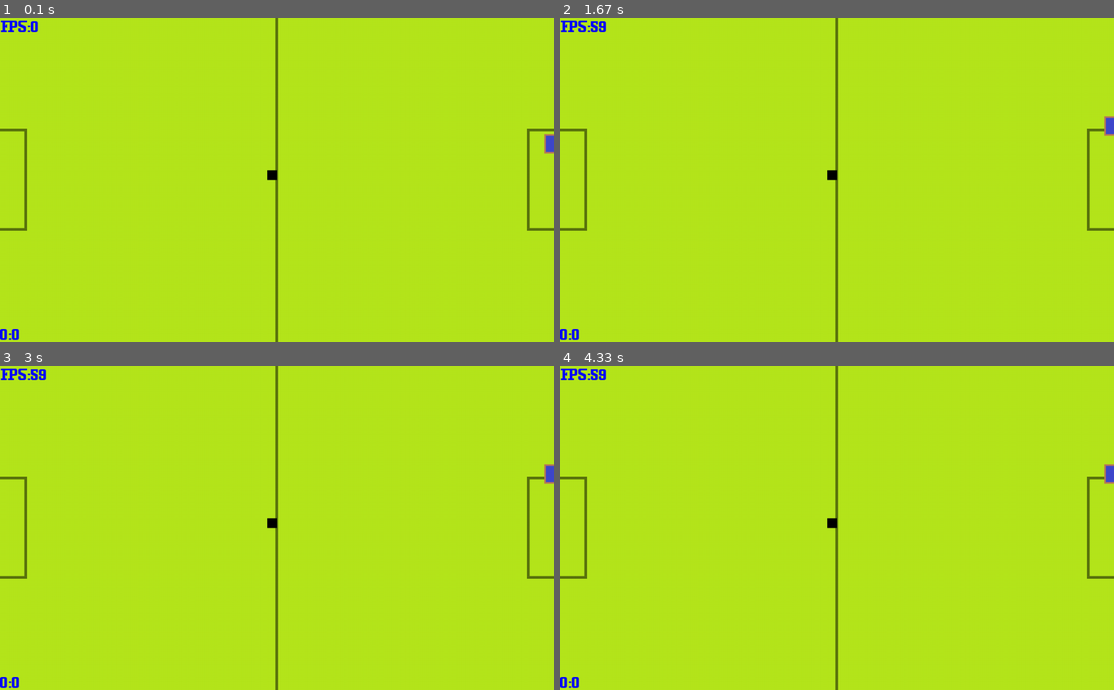
Above: before the commit, frames 1-4 (two rows, left to right).
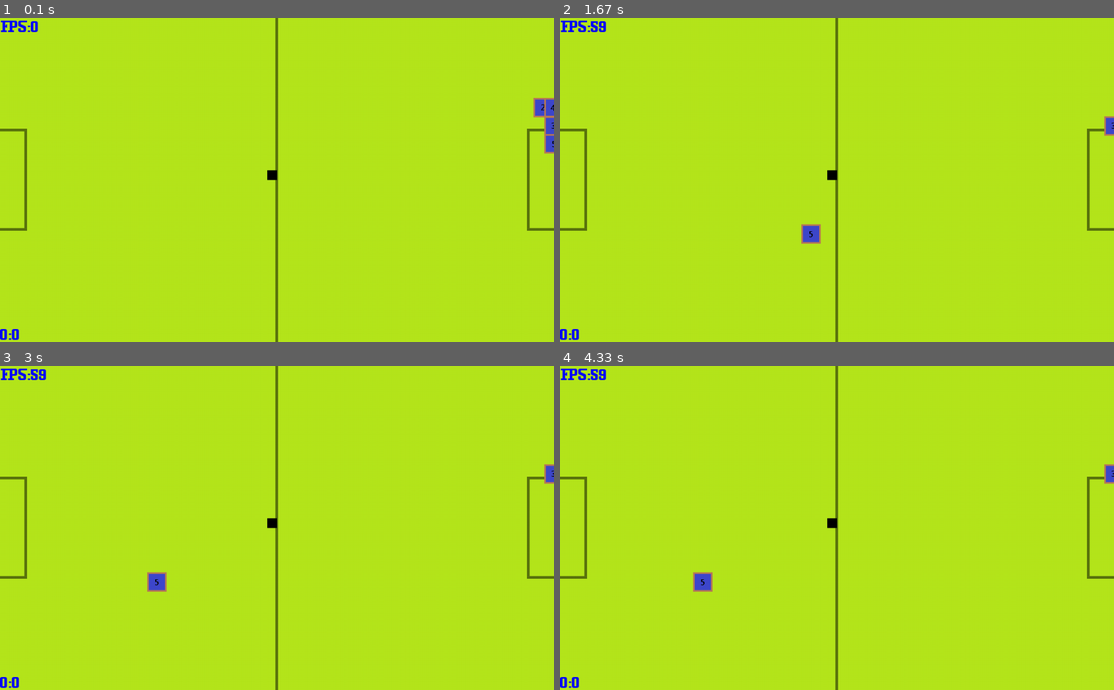
Above: after the commit, the same moments.

Repository: willyc20/algorithm_practice
Game: pygame game, started from gene/evo.py
Same seed, same stepped clock (60 frames per second), same inputs: the game is played once before the commit and once after it. The source is Python 2; it was converted automatically to run under Python 3.
Inputs:
- Up to frame 1 (0.1 s): no input
- Up to frame 2 (1.67 s): hold D 0.33-0.8 s
- Up to frame 3 (3 s): hold A 2.57-2.97 s
- Up to frame 4 (4.33 s): hold W 3-3.37 s; hold D 3.4-4.03 s

The runs differ from the first frame. In frame 1, 0.3% of the frame differs, in the area x 96-100%, y 24-40%; in frame 2, 0.2%; in frame 3, 0.2%; in frame 4, 0.2%.

Commit message:
see the change log

Diff:
--- a/gene/evo.py
+++ b/gene/evo.py
@@ -2,6 +2,8 @@
 from train import *
 
 RandomPlayer = False
+
+Size = 6
 
 def main():
 
@@ -9,19 +11,28 @@
 
     R = roller()
 
-    soccer = Ball(MapWidth / 2, MapHeight / 2)
+    #soccer = Ball(MapWidth / 2, MapHeight / 2)
 
-    if(RandomPlayer):
+    p = []
+
+    '''if(RandomPlayer):
         p = Player(1024, random.randint(0, MapHeight), 'R')
     else:
-        p = Player(1024, MapHeight/3, 'R')
+        p = Player(1024, MapHeight/3, 'R')'''
 
     s = []
 
+    b = []
+
     t = []
 
-    for i in range(0, 6):
+    live = []
+
+    for i in range(0, Size):
         s.append(Swag(0, 0, 0))
+        b.append(Ball(MapWidth / 2, MapHeight / 2))
+        p.append(Player(1024, MapHeight/3, 'R'))
+        live.append(i)
 
     #mc = Camera(0, 0)
 
@@ -38,7 +49,7 @@
 
     view = 1
 
-    now = 0
+    #now = 0
 
     rd = 0
 
@@ -52,31 +63,7 @@
 
         spd = time_passed / 1000.0
 
-        soccer.rolf(spd)
-
-        keys = pygame.key.get_pressed()
-
-        k = []
-
-        if keys[pygame.K_w]:
-            k.append('w')
-        if keys[pygame.K_a]:
-            k.append('a')
-        if keys[pygame.K_s]:
-            k.append('s')
-        if keys[pygame.K_d]:
-            k.append('d')
-
-        if keys[pygame.K_i]:
-            k.append('i')
-        if keys[pygame.K_j]:
-            k.append('j')
-        if keys[pygame.K_k]:
-            k.append('k')
-        if keys[pygame.K_l]:
-            k.append('l')
-
-        #mc.move(k, spd, R)
+        #soccer.rolf(spd)
 
         for event in pygame.event.get():
             if event.type == pygame.QUIT:
@@ -90,60 +77,62 @@
         #screen.blit(bg, (R.lx, R.ly))
         screen.blit(bg, (0, 0))
 
-        s[now].comp(p, soccer)
-        num = p.genemove(spd, soccer, s[now])
-        go = soccer.goal(counter)
-        if(go == 59):
-            s[now].rival -= 50
-        elif(go ==60):
-            s[now].rival += 50
-        if(num >= 400):
-            if(num == 400):
-                print s[now].rival, 'out of border'
-            elif(num == 401):
-                print s[now].rival, 'stun'
-            now += 1
-            if(RandomPlayer):
-                p.reset(1024, random.randint(0, MapHeight))
-            else:
-                p.reset(1024, MapHeight/3)
-            soccer.reset()
-        if(now >= len(s)):
+        for now in range(0, Size):
+            if now in live:
+
+                b[now].rolf(spd)
+
+                s[now].comp(p[now], b[now])
+                num = p[now].genemove(spd, b[now], s[now])
+                go = b[now].goal(counter)
+
+                if(go == 59):
+                    s[now].rival -= 50
+                elif(go ==60):
+                    s[now].rival += 50
+                if now<len(bplis):
+                    p[now].bl(p[now].x - rpimg_height / 2, p[now].y - rpimg_width / 2, bplis[now])
+                else:
+                    p[now].bl(p[now].x - rpimg_height / 2, p[now].y - rpimg_width / 2, bplayer)
+                b[now].bl(b[now].x - bimg_height, b[now].y - bimg_width)
+
+                if(num >= 400):
+                    b[now].reset()
+                    if(num == 400):
+                        print s[now].rival, 'out of border'
+                    elif(num == 401):
+                        print s[now].rival, 'stun'
+                    if(RandomPlayer):
+                        p[now].reset(1024, random.randint(0, MapHeight))
+                    else:
+                        p[now].reset(1024, MapHeight/3)
+                    live.remove(now)
+
+        if(len(live)<1):
             print
             print '---prepare next gene---'
             AISort(s, len(s))
             AICopy(s, t, len(s))
-            AICrossover(s, len(s), t, 10)
+            AICrossover(s, len(s), t, 20)
             AIMutate(t, len(s), 90)
             s = t
             for ai in s:
                 ai.rival = 9999
             #s[len(s)-1].reset()
             rd += 1
-            now = 0
+            #now = 0
             t = []
-            if(RandomPlayer):
+            '''if(RandomPlayer):
                 p.reset(1024, random.randint(0, MapHeight))
             else:
-                p.reset(1024, MapHeight/3)
-            soccer.reset()
+                p.reset(1024, MapHeight/3)'''
+            for i in range(0, Size):
+                b[i].reset()
+                p[i].reset(1024, MapHeight/3)
+                live.append(i)
             print '-----------------------'
             print
             print 'Round:', rd
-        '''if(abs(p.x - mc.x) <= ScreenWidth / 2 and abs(p.y - mc.y) <= ScreenHeight / 2):
-            if(p.team == 'R'):
-                p.bl(p.x + R.lx - rpimg_height / 2, p.y + R.ly - rpimg_width / 2, rplayer)
-            else:
-                p.bl(p.x + R.lx - rpimg_height / 2, p.y + R.ly - rpimg_width / 2, bplayer)'''
-        p.bl(p.x - rpimg_height / 2, p.y - rpimg_width / 2, bplayer)
-        '''if(view < 0):
-            mc.x = p.x
-            mc.y = p.y'''
-
-        soccer.bl(soccer.x - bimg_height, soccer.y - bimg_width)
-
-        '''if(abs(soccer.x - mc.x) <= ScreenWidth / 2 and abs(soccer.y - mc.y) <= ScreenHeight / 2):
-            soccer.bl(soccer.x + R.lx - bimg_height / 2, soccer.y + R.ly - bimg_width / 2)'''
 
         text = font.render("FPS:%d" % clock.get_fps(), 1, (0, 0, 255))
         point = font.render("%d:%d" % (counter.BP, counter.RP), 1, (0, 0, 255))
--- a/gene/evoinit.py
+++ b/gene/evoinit.py
@@ -32,6 +32,14 @@
 
 rplayer = pygame.image.load('red.png').convert_alpha()
 bplayer = pygame.image.load('blue.png').convert_alpha()
+bplis = []
+bplis.append(pygame.image.load('0.png').convert_alpha())
+bplis.append(pygame.image.load('1.png').convert_alpha())
+bplis.append(pygame.image.load('2.png').convert_alpha())
+bplis.append(pygame.image.load('3.png').convert_alpha())
+bplis.append(pygame.image.load('4.png').convert_alpha())
+bplis.append(pygame.image.load('5.png').convert_alpha())
+
 ball = pygame.image.load('ball.jpg').convert_alpha()
 door = pygame.image.load('door.png').convert_alpha()
 
Binary file added: gene/0.png
Binary file added: gene/1.png
Binary file added: gene/2.png
Binary file added: gene/3.png
Binary file added: gene/4.png
Binary file added: gene/5.png
Not shown, changed: gene/README.md
Not shown, changed: gene/change.log
